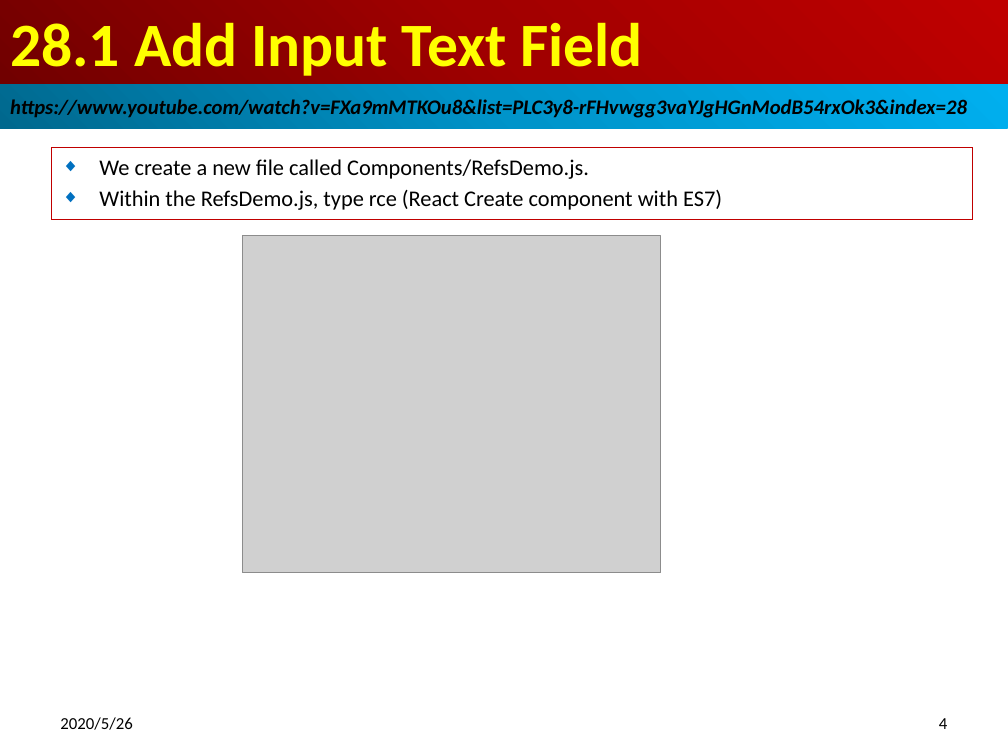
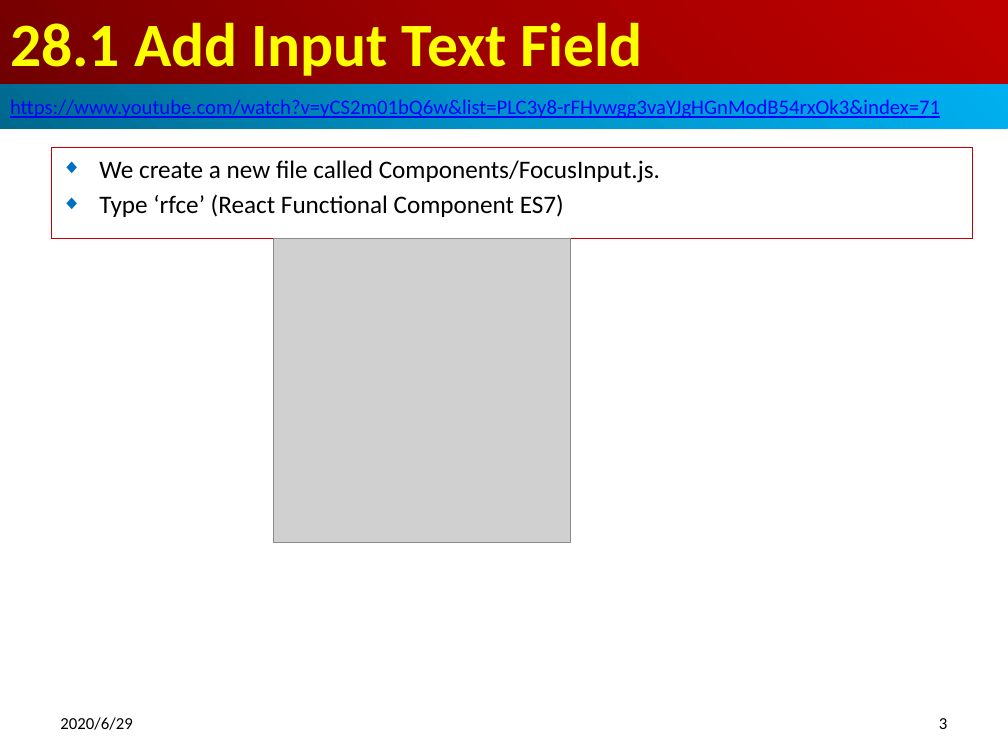
Before and after one commit to peterhchen/800-React-Hook, a slide deck: slide 3 of 28_Refs.pptx (slide 4 before the commit). Drawn at 1008x756 pixels with LibreOffice and Linux fonts; fonts in the diff are those of the drawing; grey boxes stand for pictures. Boxes give left, top, right and bottom in pixels: in the first picture for what was removed or moved away, otherwise in the second. Text is boxed around its words. In the diff, an @@ line names an element or a change of style, - is before the commit and + after.

```diff
--- a/28_Refs.pptx
+++ b/28_Refs.pptx
@@ text in rectangle at (10, 97, 940, 120): text changed; text colour #000000 to #0000FF; bold off; italic off @@
-https://www.youtube.com/watch?v=FXa9mMTKOu8&list=PLC3y8-rFHvwgg3vaYJgHGnModB54rxOk3&index=28
+https://www.youtube.com/watch?v=yCS2m01bQ6w&list=PLC3y8-rFHvwgg3vaYJgHGnModB54rxOk3&index=71
@@ subtitle "We create a new file ...": place and size @@
-subtitle "We create a new file ..." at (51, 148, 972, 220)
+subtitle "We create a new file ..." at (51, 148, 972, 239)
@@ subtitle at (99, 160, 660, 217): text changed; size 16 to 18 pt @@
-◆ We create a new file called Components/RefsDemo.js.
-◆ Within the RefsDemo.js, type rce (React Create component with ES7)
+◆ We create a new file called Components/FocusInput.js.
+◆ Type ‘rfce’ (React Functional Component ES7)
@@ picture: place and size @@
-picture at (242, 236, 661, 573)
+picture at (274, 239, 572, 542)
@@ text at (60, 717, 132, 730): text changed @@
-2020/5/26
+2020/6/29
@@ page number at (939, 718, 947, 729): text changed @@
-4
+3
```
Also in this commit, not shown: 15 other slides changed, 5 slides added, 6 slides removed.
